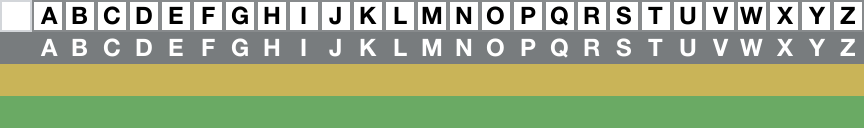
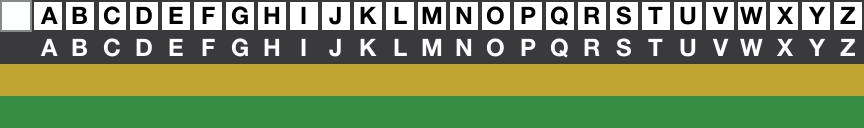
Layered file, before and after one edit (864 x 128). Changes by layer:
painted on "Background" over bbox(0, 0, 864, 128)
added layer "Frame" over bbox(0, 0, 864, 32)
